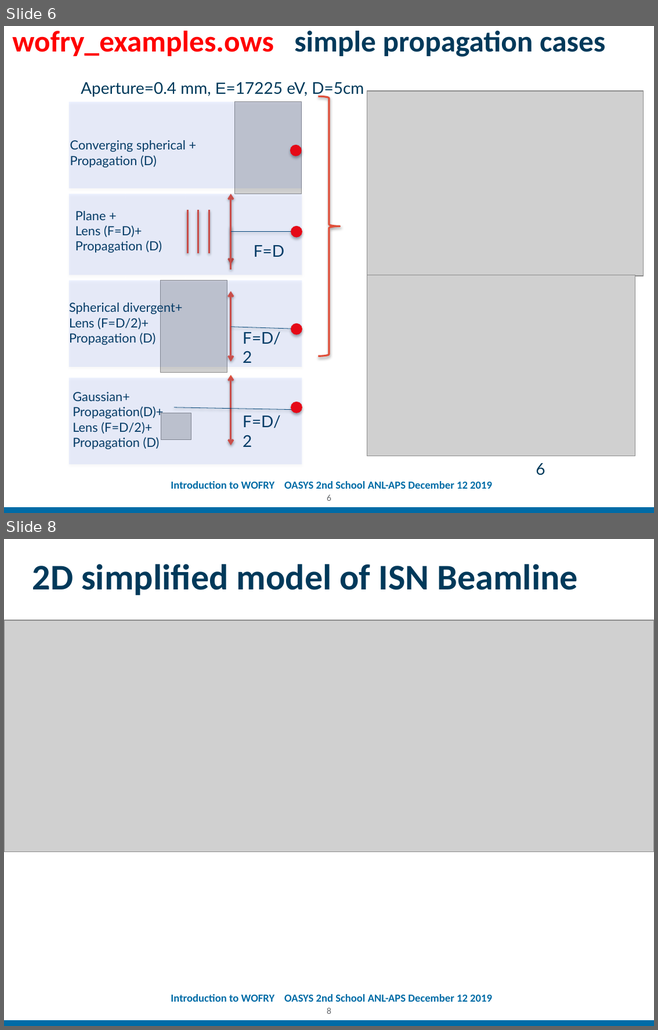
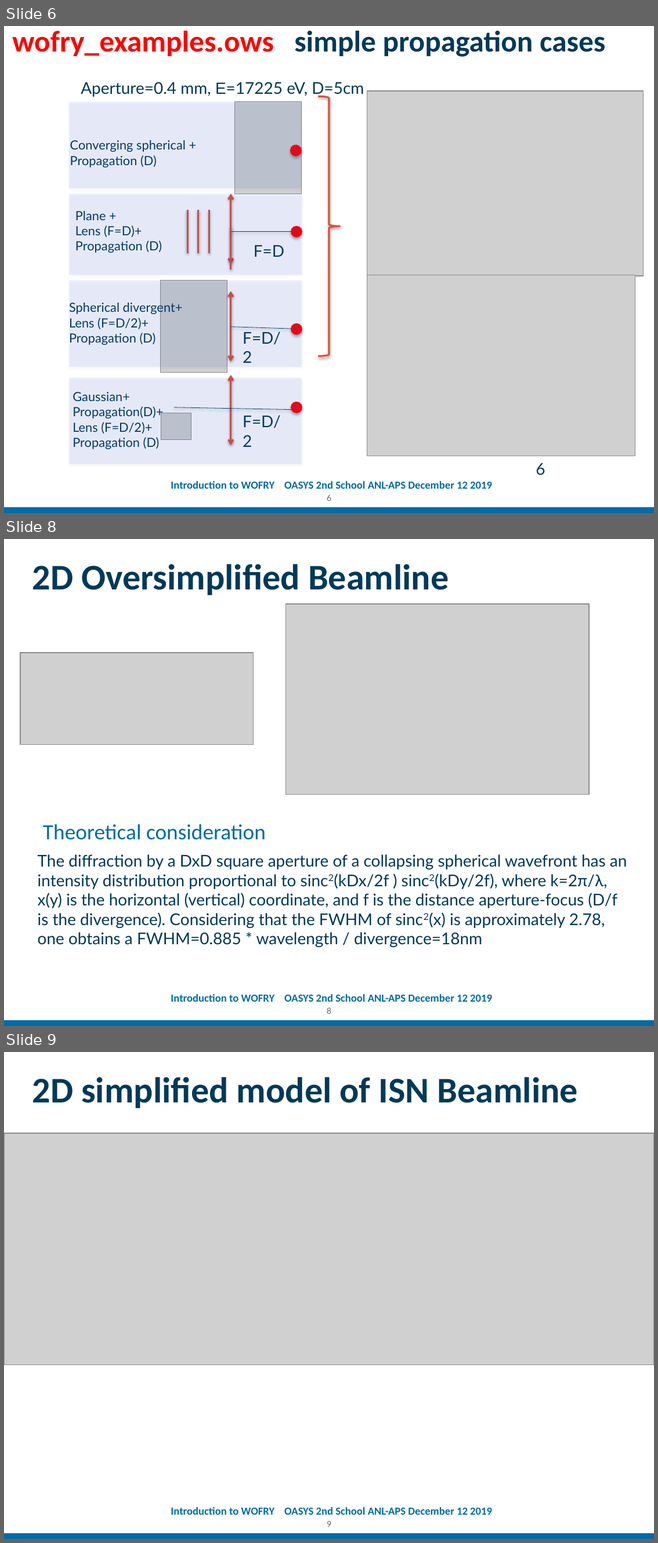
Before and after one commit to oasys-kit/oasys_school, a slide deck: second/slides/Introduction_to_WOFRY.pptx. Shown one above the other, each under a label of ours: slides 6 and 8 before the commit, slides 6, 8 and 9 after it; the slides between them are not shown. The pictures are 658x1030 and 658x1543 pixels, drawn with LibreOffice and Linux fonts; fonts in the diff are those of the drawing; grey boxes stand for pictures; background and template pictures are left out. Boxes give left, top, right and bottom in pixels: in the first picture for what was removed or moved away, otherwise in the second. Text is boxed around its words. In the diff, an @@ line names an element or a change of style, - is before the commit and + after.

```diff
--- a/second/slides/Introduction_to_WOFRY.pptx
+++ b/second/slides/Introduction_to_WOFRY.pptx
@@ slide 8 added at (4, 539, 654, 1026), background #FFFFFF; not listed: 2 template elements that a slide beside it also shows @@
@@ title added at (32, 564, 448, 595), 40 pt, text #00395A, bold @@
+2D Oversimplified Beamline
@@ picture added at (285, 604, 589, 794) @@
@@ picture added at (20, 653, 253, 744) @@
@@ text added at (43, 824, 266, 840), 24 pt, text #006BA6 @@
+Theoretical consideration
@@ text added at (38, 855, 627, 947), 18 pt, text #00395A @@
+The diffraction by a DxD square aperture of a collapsing spherical wavefront has an intensity distribution proportional to sinc2(kDx/2f ) sinc2(kDy/2f), where k=2π/λ, x(y) is the horizontal (vertical) coordinate, and f is the distance aperture-focus (D/f is the divergence). Considering that the FWHM of sinc2(x) is approximately 2.78, one obtains a FWHM=0.885 * wavelength / divergence=18nm
@@ page number added at (326, 1008, 331, 1014), 10 pt, text #63666A @@
+8
@@ what was slide 8 is now slide 9 @@
@@ page number at (326, 1521, 331, 1527): text changed @@
-8
+9
```
Also in this commit, not shown: 1 slide changed, 1 other slide added, 4 other files.
